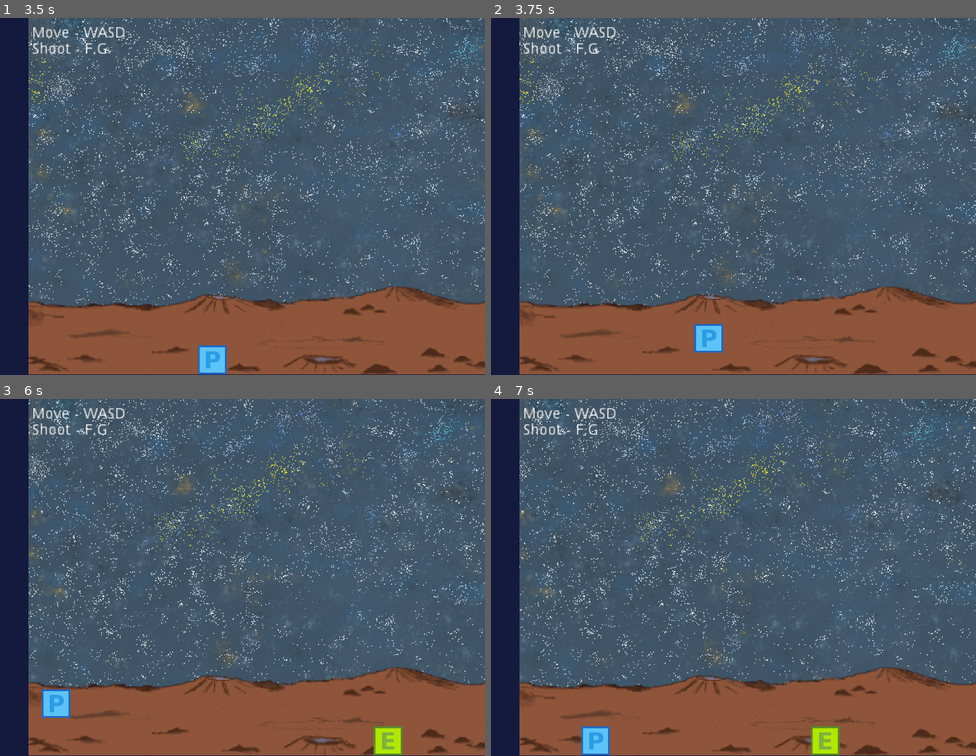
Above: before the commit, frames 1-4 (two rows, left to right).
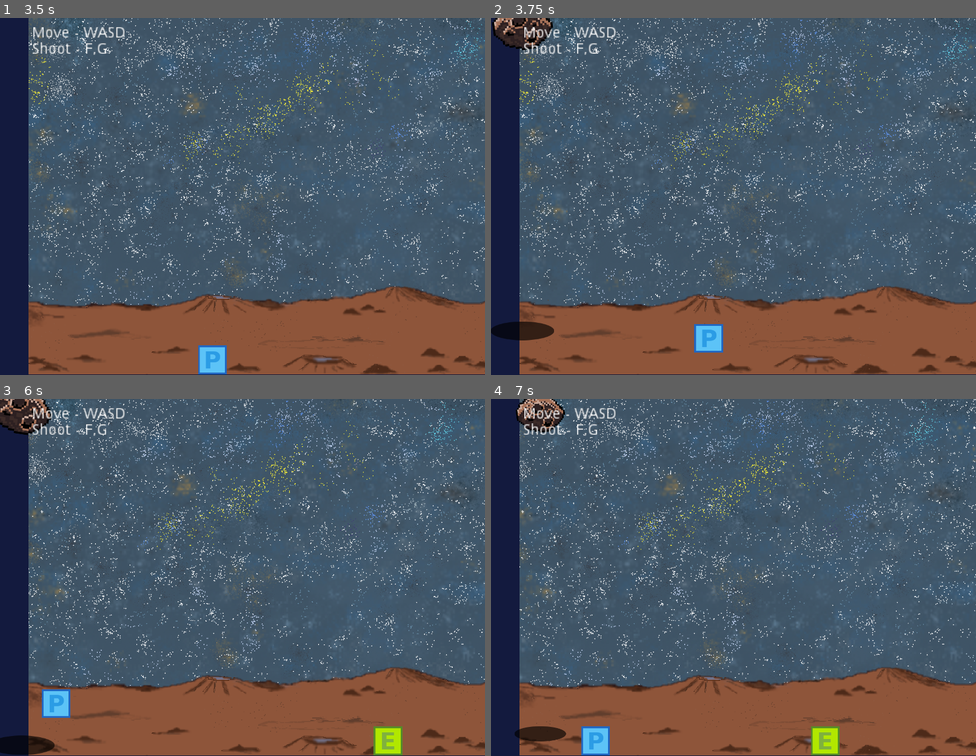
Above: after the commit, the same moments.

Repository: 13hnguyen/EchoWorld
Game: Godot game, scene res://Menus/MainMenu.tscn
The game is run twice, just before and just after one commit, with the same random seed, the same clock (stepped at 60 frames per second) and the same inputs.
Inputs:
- Up to frame 1 (3.5 s): click "NEW GAME" at 0.5 s; hold D (move_right) 1.28-2.03 s; hold S (move_down) 2.03-2.78 s; hold D (move_right) from 2.78 s (still down)
- Up to frame 2 (3.75 s): release D (move_right) at 3.53 s; hold W (move_up) from 3.53 s (still down)
- Up to frame 3 (6 s): release W (move_up) at 4.28 s; hold Left (move_left) 4.28-5.78 s; hold S (move_down) from 5.78 s (still down)
- Up to frame 4 (7 s): release S (move_down) at 6.53 s; hold D (move_right) from 6.53 s (still down)

Frame 1 is identical in both runs. In frame 2, 1.4% of the frame differs, in the area x 0-13%, y 0-91%; in frame 3, 1.4%; in frame 4, 1.1%.

Commit message:
Asteroids and rock appear randomly
Asteroids and Rocks appear randomly BUT their position is not correct. To fix: Position, velocity of rock.

Diff:
--- a/Final_Project/Asteroid/Asteroid.tscn
+++ b/Final_Project/Asteroid/Asteroid.tscn
@@ -4,14 +4,17 @@
 [ext_resource path="res://Asteroid/AsteroidShadow.tscn" type="PackedScene" id=2]
 [ext_resource path="res://Asteroid/Asteroid.gd" type="Script" id=3]
 
+[sub_resource type="CircleShape2D" id=1]
+
 [sub_resource type="CircleShape2D" id=2]
-
-[sub_resource type="CircleShape2D" id=1]
 
 [node name="KinematicBody2D" type="KinematicBody2D"]
 collision_layer = 8
 collision_mask = 2
 script = ExtResource( 3 )
+__meta__ = {
+"_edit_vertical_guides_": [  ]
+}
 
 [node name="Shadow" parent="." instance=ExtResource( 2 )]
 position = Vector2( 0, 800 )
--- a/Final_Project/Enemy/EnemySpawner.tscn
+++ b/Final_Project/Enemy/EnemySpawner.tscn
@@ -2,6 +2,5 @@
 
 [ext_resource path="res://Enemy/EnemySpawner.gd" type="Script" id=1]
 
-
 [node name="EnemySpawner" type="Node"]
 script = ExtResource( 1 )
--- a/Final_Project/Level/Level.gd
+++ b/Final_Project/Level/Level.gd
@@ -4,6 +4,13 @@
   # We don't want the same random numbers each time.
   randomize()
   # Start the background music playing.
+  var AsteroidGen = preload("res://Asteroid/AsteroidGenerator.tscn")
+  var asteroidGen = AsteroidGen.instance()
+  add_child(asteroidGen)
+
+  var RockGen = preload("res://Rock/RockGenerator.tscn")
+  var rockGen = RockGen.instance()
+  add_child(rockGen)
   $BackgndMusic.play()
 
 # Runs whenever there is input.  This allows us to check for
--- /dev/null
+++ b/Final_Project/Rock/Rock.gd
@@ -0,0 +1,29 @@
+extends KinematicBody2D
+
+# How fast the astroid should travel
+var TravelVector = Vector2( -1500, 1200 )
+
+# Called when the node enters the scene tree for the first time.
+func _ready():
+
+  # Variate the rock trajectories
+  TravelVector.x += rand_range(-300,300)
+  TravelVector.y += rand_range(-200,200)
+
+  $Anchor.set_rotation_degrees( rand_range(-30, 30) )
+
+  var Scale = rand_range(0.8, 1.2)
+
+  $Anchor.set_scale( Vector2(Scale, Scale) )
+
+
+# Called every frame. 'delta' is the elapsed time since the previous frame.
+func _process(delta):
+
+  # Move rock by delta
+  position = position + TravelVector * delta
+
+
+func _on_PlayerDetector_body_entered( body : Node ) -> void :
+  print( "Rock hit Player." )
+  queue_free()
--- /dev/null
+++ b/Final_Project/Rock/Rock.tscn
@@ -0,0 +1,30 @@
+[gd_scene load_steps=5 format=2]
+
+[ext_resource path="res://Art/rock.png" type="Texture" id=1]
+[ext_resource path="res://Rock/Rock.gd" type="Script" id=2]
+
+[sub_resource type="RectangleShape2D" id=1]
+extents = Vector2( 48.374, 47.8929 )
+
+[sub_resource type="RectangleShape2D" id=2]
+extents = Vector2( 48.374, 47.0992 )
+
+[node name="KinematicBody2D" type="KinematicBody2D"]
+light_mask = 8
+script = ExtResource( 2 )
+
+[node name="CollisionShape2D" type="CollisionShape2D" parent="."]
+shape = SubResource( 1 )
+
+[node name="Anchor" type="Node2D" parent="."]
+
+[node name="Sprite" type="Sprite" parent="Anchor"]
+scale = Vector2( 3, 3 )
+texture = ExtResource( 1 )
+
+[node name="PlayerDetector" type="Area2D" parent="Anchor"]
+
+[node name="CollisionShape2D" type="CollisionShape2D" parent="Anchor/PlayerDetector"]
+shape = SubResource( 2 )
+
+[connection signal="body_entered" from="Anchor/PlayerDetector" to="." method="_on_PlayerDetector_body_entered"]
--- /dev/null
+++ b/Final_Project/Rock/RockGenerator.tscn
@@ -0,0 +1,8 @@
+[gd_scene load_steps=2 format=2]
+
+[ext_resource path="res://RockGenerator.gd" type="Script" id=1]
+
+[node name="Node2D" type="Node2D"]
+script = ExtResource( 1 )
+
+[node name="Sprite" type="Sprite" parent="."]
--- /dev/null
+++ b/Final_Project/RockGenerator.gd
@@ -0,0 +1,72 @@
+extends Node2D
+
+# These determine the rock spawn location
+var SpawnMin = Vector2(-200, -100)
+var SpawnMax = Vector2(200, 100)
+
+# This is the range of the ground that the rock will eventually hit
+#    and where the shadow will appear
+var GroundMin = 850
+var GroundMax = 1000
+
+# Spawn rates
+var SpawnRate = 1.0 # Rocks per sec
+var SpawnTime = 1.0 / SpawnRate
+var SpawnVariance = 0.1
+
+# Keeps track of time since last rock was spawned
+var TimeSince = 0.0
+
+# Referrence to rock node script
+var RockNode = preload("res://Rock/Rock.tscn")
+
+
+# Debug options
+var DrawDebugRect = false
+
+
+# Called when the node enters the scene tree for the first time.
+func _ready():
+  TimeSince = SpawnTime + rand_range(0, SpawnVariance)
+
+  # Hide sprite, only used as a visual referrence in the editor
+  $Sprite.hide()
+
+
+# Called every frame. 'delta' is the elapsed time since the previous frame.
+func _process(delta):
+  TimeSince -= delta
+
+  # Spawn rock
+  if TimeSince <= 0.0 :
+    TimeSince = SpawnTime + rand_range(0, SpawnVariance)
+
+    # Create the rock ndoe and set it's position randomly within Min and Max
+    var Rock = RockNode.instance()
+    add_child(Rock)
+
+    # Randomly hit somewhere on the ground
+    var GroundHitY = rand_range(GroundMin, GroundMax)
+
+    # Make the hit relative to the generator
+    GroundHitY -= position.y
+
+    # Randomly pick a location in the relative rect
+    var x = rand_range(SpawnMin.x, SpawnMax.x)
+    var y = rand_range(SpawnMin.y, SpawnMax.y)
+
+    Rock.position = Vector2(x, y)
+
+
+    $Sprite.position = Vector2(0,0)
+
+    # Only update if we are debugging
+    if DrawDebugRect :
+      update()
+
+# This function is only used for drawing the rectangle in which the Rocks are spawned in
+# Handy for debugging
+func _draw() :
+
+  if DrawDebugRect :
+    draw_rect(Rect2(SpawnMin, SpawnMax - SpawnMin), Color(255, 0, 0), false, 5.0)
Binary file added: Final_Project/Art/rock.png
Not shown, added: Final_Project/Art/rock.png.import
Not shown: 2 places in Final_Project/Asteroid/Asteroid.tscn that only renumber resources
